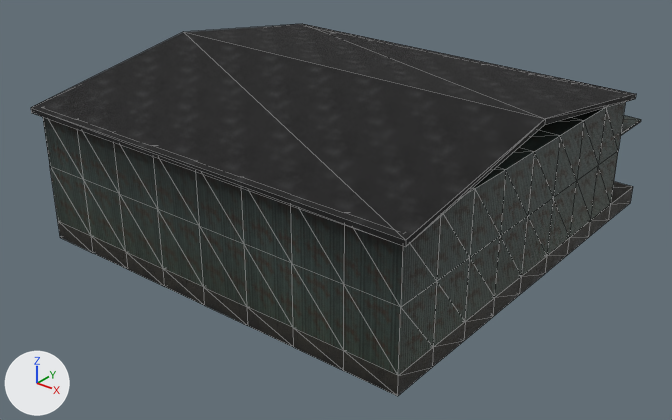
What one commit did to the glTF model godot/assets/city/realism/freight_depot_lod1.glb.
Rendered twice from a camera (50 mm lens) standing at (30.6, -49.6, 25.1) and looking at (0.2, -11.5, 1.5). Every picture has the same lights, and +X, +Y and +Z are marked at lower left. The older version comes first. Mesh edges are drawn as thin lines.

Names of what the first picture shows: 'freight_depot_lod1'.
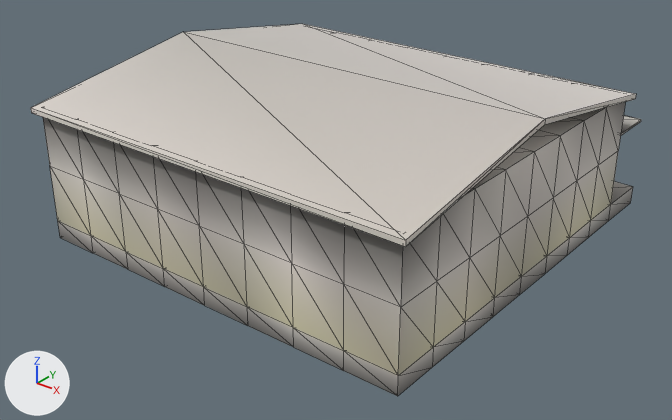
What differs and where, as boxes [x1, y1, x2, y2] in the pictures (672 x 420 px):
'freight_depot_lod1', surface changed (black to grey)
    both: [31, 24, 641, 396]

Patch to the scene script:
```diff
--- a/godot/assets/city/realism/freight_depot_lod1.glb.py
+++ b/godot/assets/city/realism/freight_depot_lod1.glb.py
@@ mat_cladding_corrugated @@
 mat_cladding_corrugated = bpy.data.materials.new('cladding_corrugated')
-# nodes: BsdfPrincipled, Mix, NormalMap, OutputMaterial, SeparateColor, TexImage x3, VertexColor
-# uses the picture img_cladding_corrugated_albedo
-# uses the picture img_cladding_corrugated_normal
-# uses the picture img_cladding_corrugated_orm
+# nodes: BsdfPrincipled, OutputMaterial, VertexColor
@@ mat_concrete @@
 mat_concrete = bpy.data.materials.new('concrete')
-# nodes: BsdfPrincipled, Mix, NormalMap, OutputMaterial, SeparateColor, TexImage x3, VertexColor
-# uses the picture img_concrete_albedo
-# uses the picture img_concrete_normal
-# uses the picture img_concrete_orm
+# nodes: BsdfPrincipled, OutputMaterial, VertexColor
@@ mat_roof_membrane @@
 mat_roof_membrane = bpy.data.materials.new('roof_membrane')
-# nodes: BsdfPrincipled, Mix, NormalMap, OutputMaterial, SeparateColor, TexImage x3, VertexColor
-# uses the picture img_roof_membrane_albedo
-# uses the picture img_roof_membrane_normal
-# uses the picture img_roof_membrane_orm
+# nodes: BsdfPrincipled, OutputMaterial, VertexColor
```
